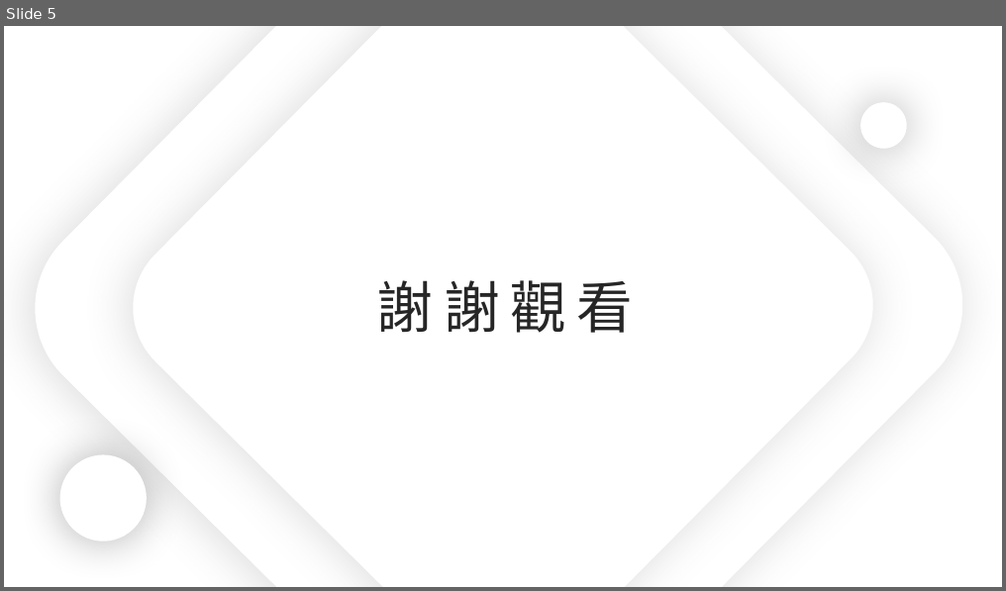
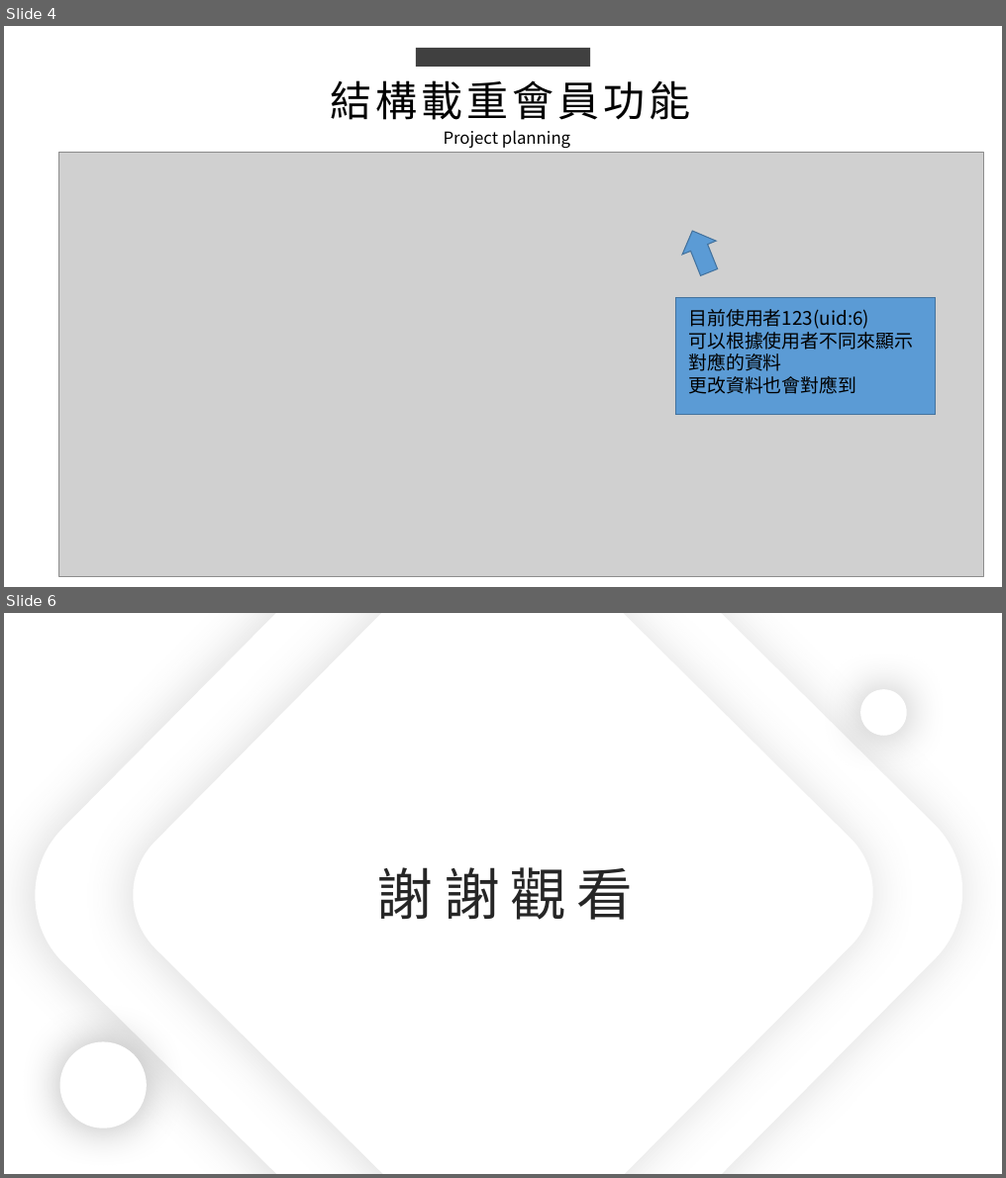
Before and after one commit to king637324/KnowledgeGreenhouseSystem, a slide deck: 工作日報_葉柏漢/2021.09/2021.09.02(加班)~2021.09.03工作日報_葉柏漢.pptx. Shown one above the other, each under a label of ours: slide 5 before the commit, slides 4 and 6 after it; the slides between them are not shown. The pictures are 1006x591 and 1006x1178 pixels, drawn with LibreOffice and Linux fonts; fonts in the diff are those of the drawing; grey boxes stand for pictures. Boxes give left, top, right and bottom in pixels: in the first picture for what was removed or moved away, otherwise in the second. Text is boxed around its words. In the diff, an @@ line names an element or a change of style, - is before the commit and + after.

```diff
--- a/工作日報_葉柏漢/2021.09/2021.09.02(加班)~2021.09.03工作日報_葉柏漢.pptx
+++ b/工作日報_葉柏漢/2021.09/2021.09.02(加班)~2021.09.03工作日報_葉柏漢.pptx
@@ slide 4 added at [4,26,1002,587], background #FFFFFF @@
@@ rectangle added at [416,48,590,67], fill #404040 @@
@@ text added at [330,80,691,120], 40 pt, text #000000 @@
+結構載重會員功能
@@ text added at [444,130,570,148], 16 pt, text #000000 @@
+Project planning
@@ picture added at [59,152,984,577] @@
@@ right arrow added at [675,224,727,279], fill #5B9BD5, outline #43739E 1 pt @@
@@ rectangle added at [675,298,936,414], fill #5B9BD5, outline #43739E 1 pt @@
@@ text added at [688,309,913,394], 18 pt, text #000000 @@
+目前使用者123(uid:6)
+可以根據使用者不同來顯示對應的資料
+更改資料也會對應到
@@ what was slide 5 is now slide 6 @@
```
Also in this commit, not shown: 2 slides changed, 11 other files.
